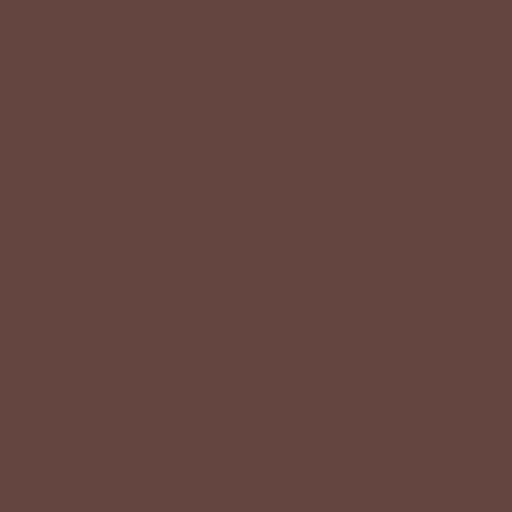
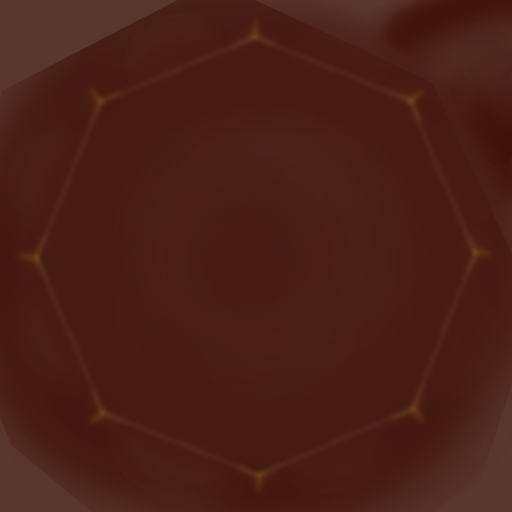
Before/after of a 512 × 512 layered artwork. What changed in the layer stack:
added layer "Calque 2 copie 3" (hard light) above "Calque 1" over [13,13,499,499]
painted on "Calque 1" over [0,0,512,512]
